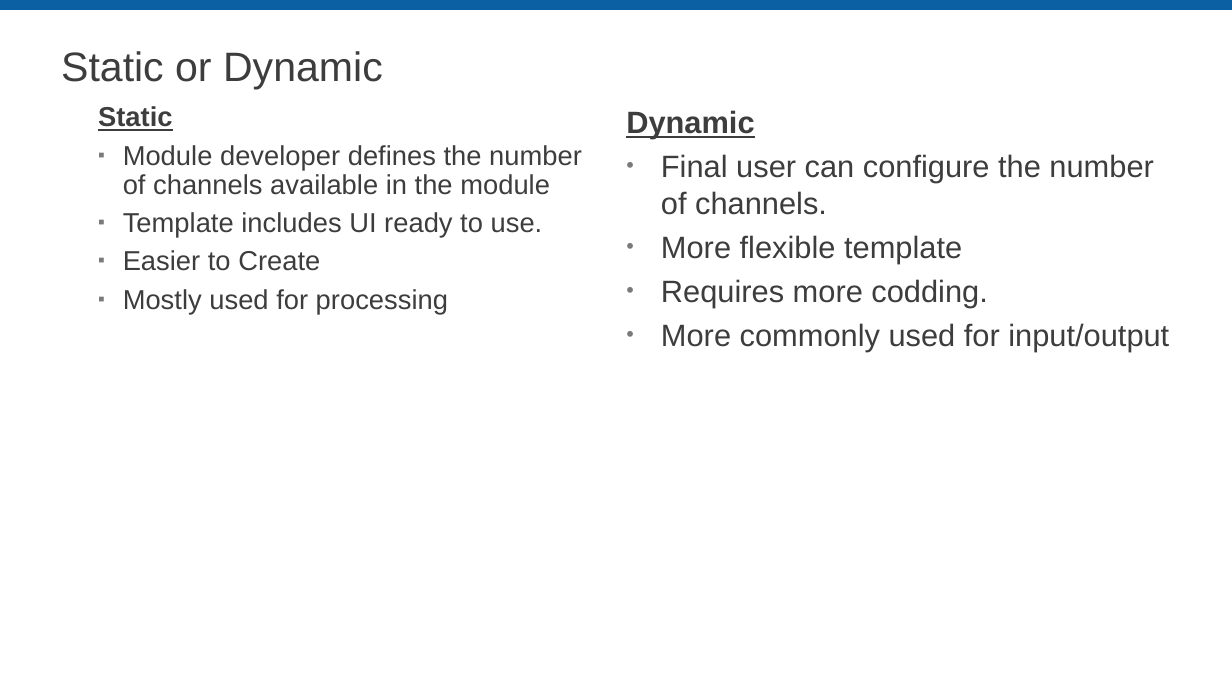
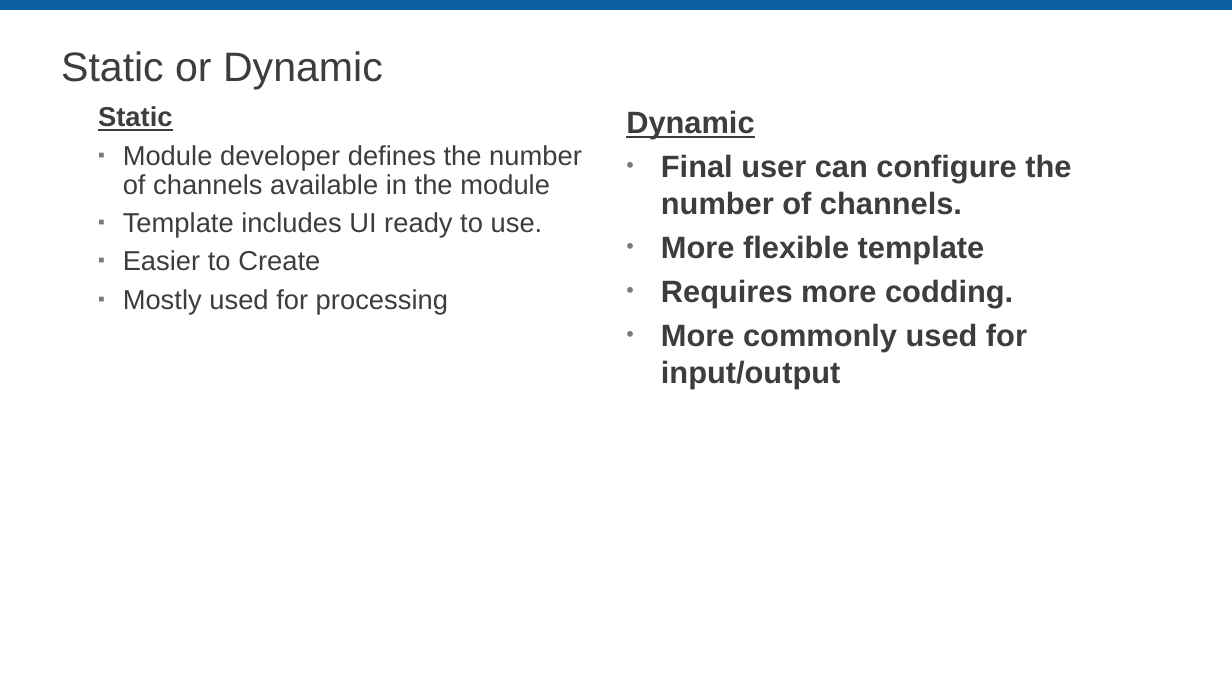
Before and after one commit to LabVIEW-DCAF/Documentation, a slide deck: slide 4 of Trunk/Getting Started Material/DCAF Training/7 Dynamic Modules.pptx (slide 5 before the commit). Drawn at 1232x693 pixels with LibreOffice and Linux fonts; fonts in the diff are those of the drawing; background and template pictures are left out. Boxes give left, top, right and bottom in pixels: in the first picture for what was removed or moved away, otherwise in the second. Text is boxed around its words. In the diff, an @@ line names an element or a change of style, - is before the commit and + after.

Commit message:
-Separated Presentation into four sections:  1. What is a dynamic module and how to create it. What classes it contains.  2. Modifying the Configuration Class:   a. Added more details in what a Line is. Provided exercises for the students to learn this concept better.   b. Added details related to the names Lines must have.   c. Added more context into why to string and from string are needed. Explain how wrap data.vi and unwrap data.vi work and can be used for this purpose.   d. Added slide to show how the Configuration Class can be tested.  3. Modifying Runtime Class:   a. Explained and provided examples for private data, init.vi, input.vi, output.vi process.vi and close.vi.   b. Added slide to show how the Runtime Class can be tested and an example.  4. Modifying Editor Node Class:   a. Contents of private data.   b. Default Main Editor UI behavior.  How it can be modified to add parameters.   c. Better explain how to Define Columns and their specific behavior.   d. Explain main steps to add new lines. -Added time required for each of the exercises. -Added quiz and reference to dev guide at the end.

```diff
--- a/Trunk/Getting Started Material/DCAF Training/7 Dynamic Modules.pptx
+++ b/Trunk/Getting Started Material/DCAF Training/7 Dynamic Modules.pptx
@@ text at [661,154,1071,388]: bold on @@
```
Also in this commit, not shown: 13 other slides changed, 36 slides added, 14 slides removed.
